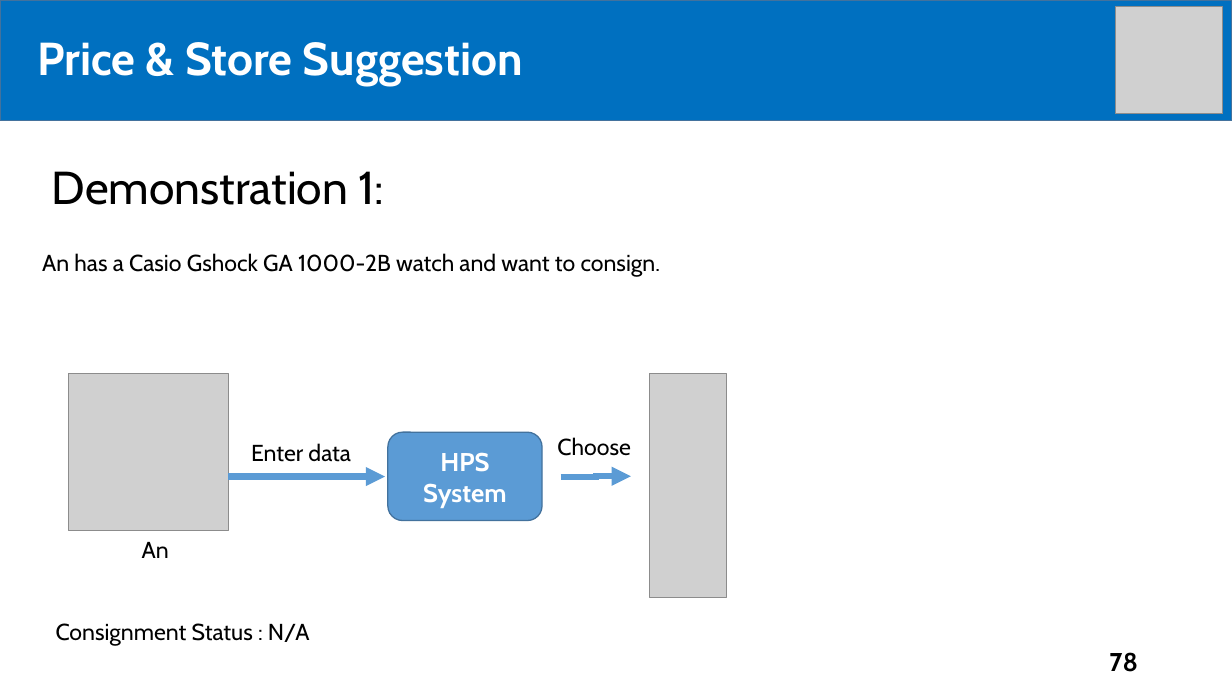
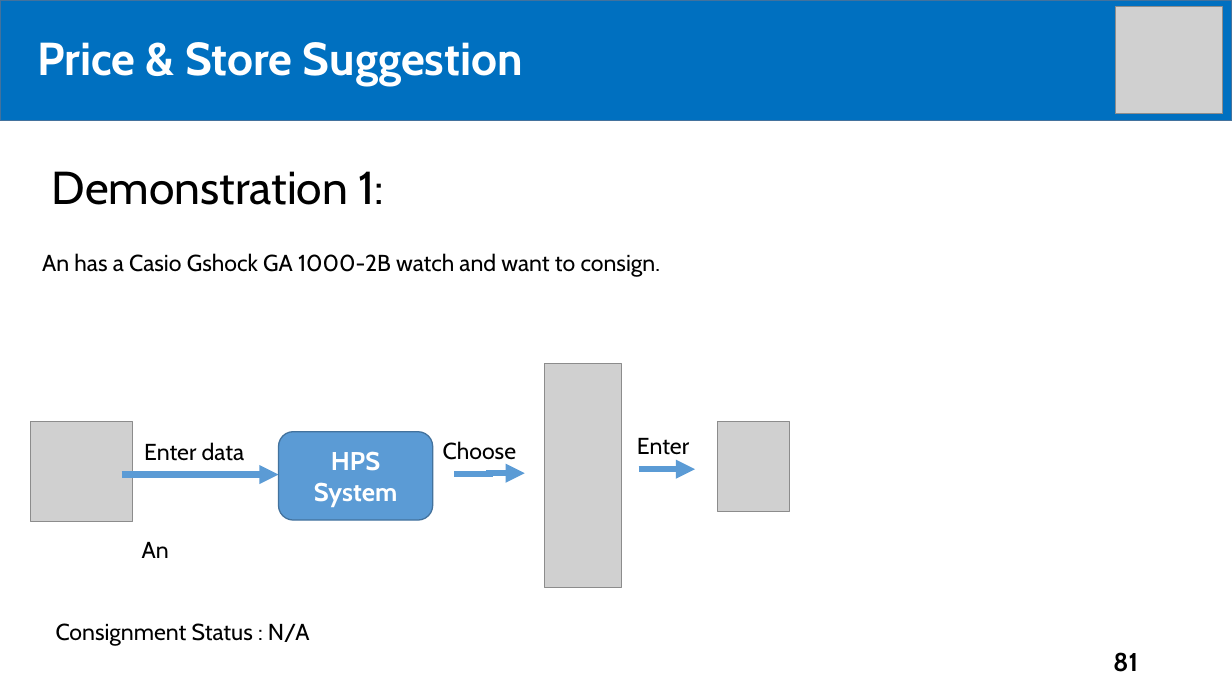
Before and after one commit to tiendan3108/CP, a slide deck: slide 81 of Source/Presentation/PreFinalPresentation.pptx (slide 78 before the commit). Drawn at 1232x693 pixels with LibreOffice and Linux fonts; fonts in the diff are those of the drawing; grey boxes stand for pictures. Boxes give left, top, right and bottom in pixels: in the first picture for what was removed or moved away, otherwise in the second. Text is boxed around its words. In the diff, an @@ line names an element or a change of style, - is before the commit and + after.

```diff
--- a/Source/Presentation/PreFinalPresentation.pptx
+++ b/Source/Presentation/PreFinalPresentation.pptx
@@ picture: place and size @@
-picture at [650,373,726,598]
+picture at [544,364,621,589]
@@ picture: place and size @@
-picture at [68,373,228,531]
+picture at [30,421,132,522]
@@ text "Enter data": place and size @@
-text "Enter data" at [251,443,351,462]
+text "Enter data" at [144,442,245,461]
@@ rounded rectangle "HPS System": place and size @@
-rounded rectangle "HPS System" at [388,433,543,521]
+rounded rectangle "HPS System" at [278,432,433,520]
@@ text "Choose" rewrapped from [557,437,631,456] to [443,441,517,465] @@
@@ text added at [637,438,689,455], 18 pt, text #000000 @@
+Enter
@@ picture added at [718,421,789,511] @@
@@ elbow arrow moved from (228, 477) - (385, 477) to (122, 474) - (278, 475) @@
@@ elbow arrow moved from (561, 477) - (631, 477) to (455, 474) - (525, 473) @@
@@ elbow arrow added from (639, 470) to (695, 470), #5B9BD5 5 pt @@
@@ page number at [1113,652,1138,672]: text changed @@
-78
+81
```
Also in this commit, not shown: 6 other slides changed, 9 slides added, 1 other file.
